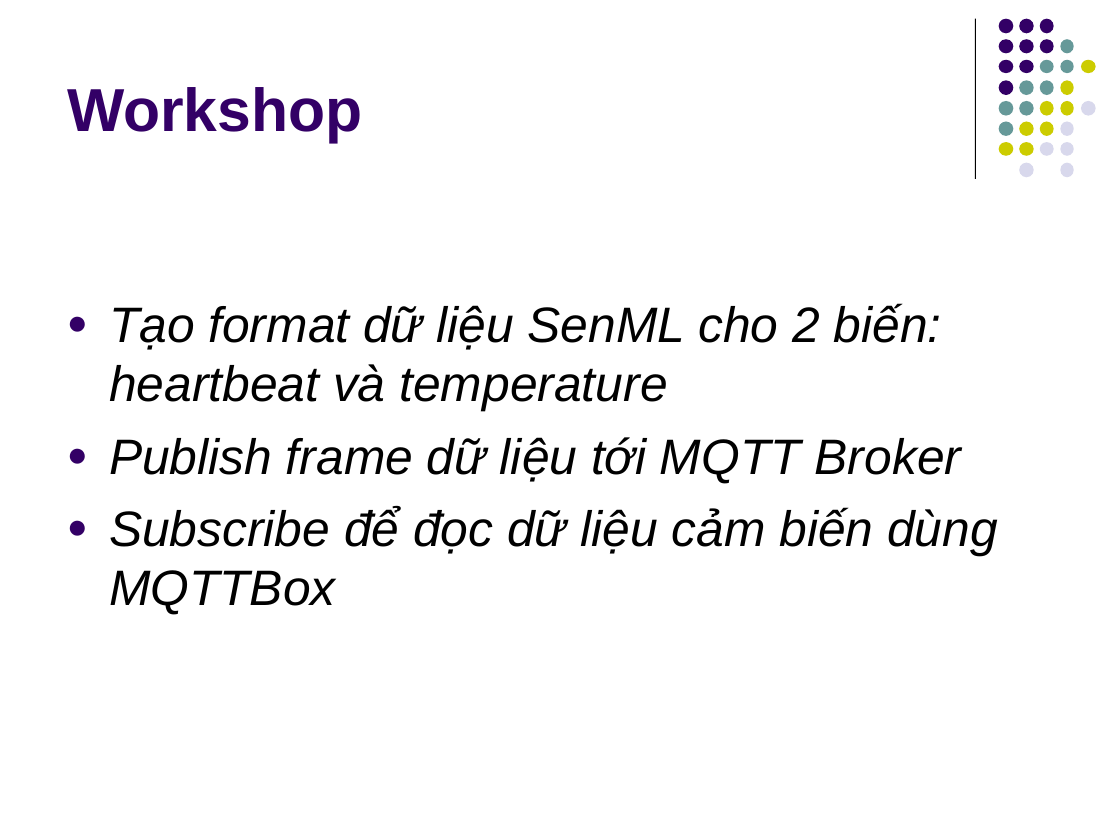
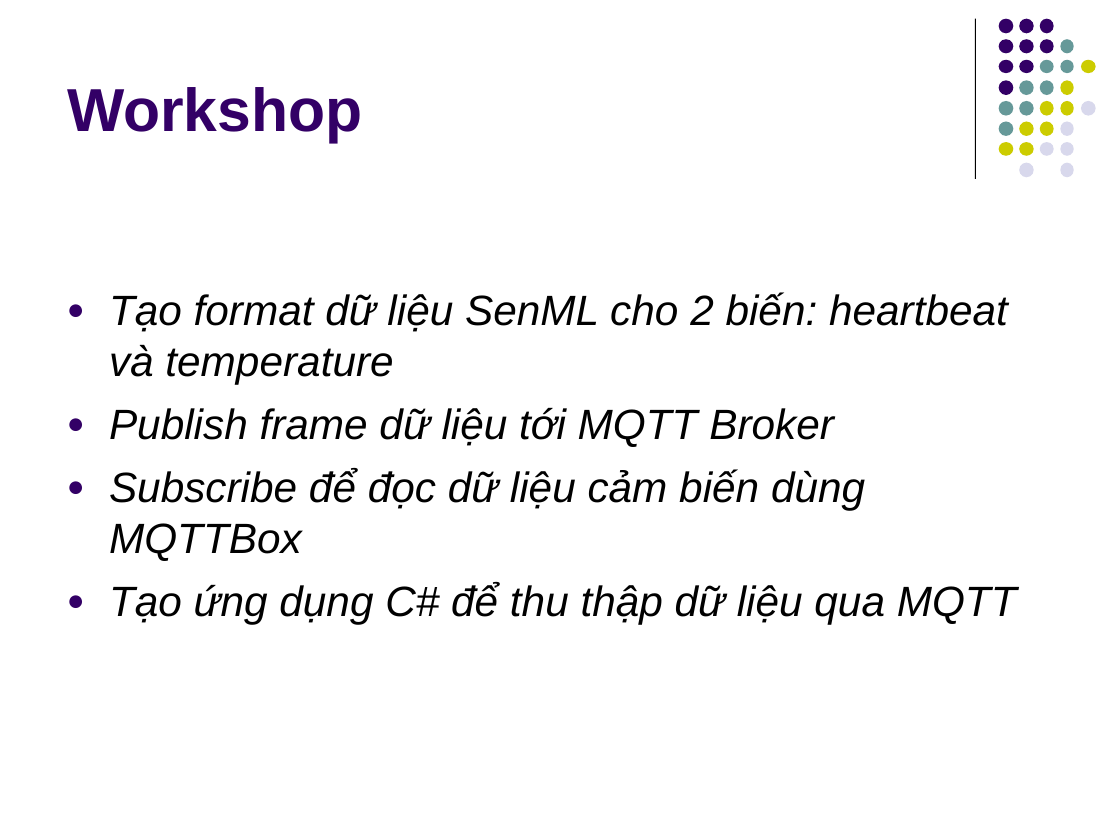
Before and after one commit to kmtekvn/hi-tech, a slide deck: slide 14 of slides/Buổi 4 - Giao tiếp MQTT.ppt (slide 10 before the commit). Drawn at 1120x840 pixels with LibreOffice and Linux fonts; fonts in the diff are those of the drawing. Boxes give left, top, right and bottom in pixels: in the first picture for what was removed or moved away, otherwise in the second. Text is boxed around its words. In the diff, an @@ line names an element or a change of style, - is before the commit and + after.

```diff
--- a/slides/Buổi 4 - Giao tiếp MQTT.ppt
+++ b/slides/Buổi 4 - Giao tiếp MQTT.ppt
@@ text at bbox=[109, 292, 1008, 561]: size 32 to 27.2 pt in "Tạo format dữ liệu SenML cho 2 ...", "Publish frame dữ liệu tới MQTT Broker", "Subscribe để đọc dữ liệu cảm biến ..." @@
@@ text at bbox=[109, 583, 1017, 625]: paragraph added @@
+● Tạo ứng dụng C# để thu thập dữ liệu qua MQTT
```
Also in this commit, not shown: 5 slides added, 6 other files.
